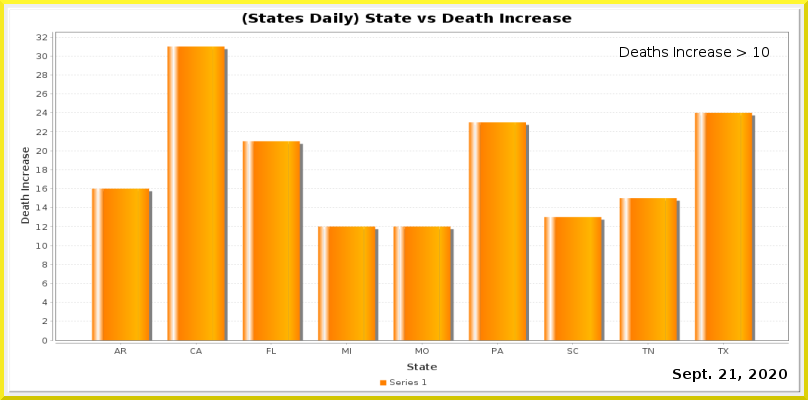
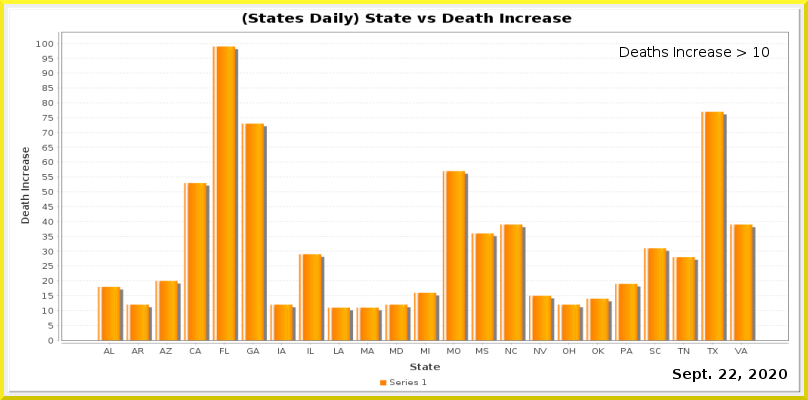
Comparing the layer stacks of the two 808 × 400 images. Changes:
painted on "Current Date" over [729, 369, 736, 379]
painted on "Date_vs_TestIncrease.png" over [36, 31, 789, 371]
